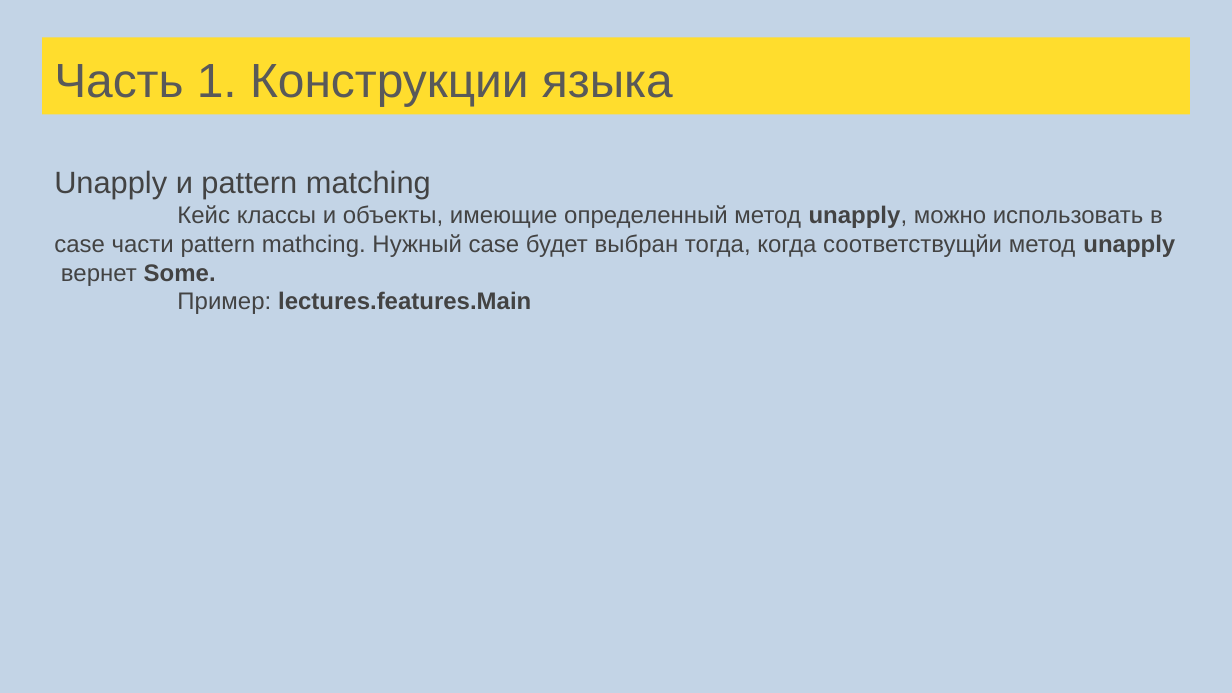
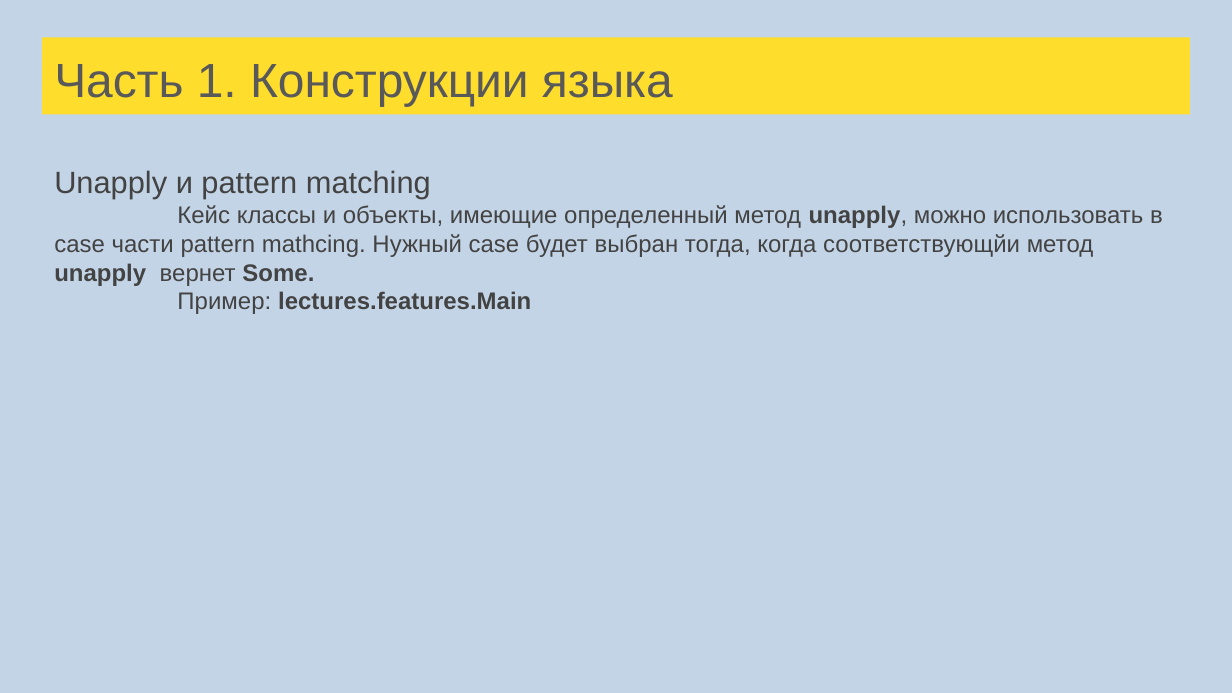
Before and after one commit to sergeypopov83/scala-school, a slide deck: slide 83 of src/main/resources/Лекции Scala для FinTech.pptx. Drawn at 1232x693 pixels with LibreOffice and Linux fonts; fonts in the diff are those of the drawing. Boxes give left, top, right and bottom in pixels: in the first picture for what was removed or moved away, otherwise in the second. Text is boxed around its words. In the diff, an @@ line names an element or a change of style, - is before the commit and + after.

```diff
--- a/src/main/resources/Лекции Scala для FinTech.pptx
+++ b/src/main/resources/Лекции Scala для FinTech.pptx
@@ text at [54, 205, 1163, 286]: text changed @@
-Кейс классы и объекты, имеющие определенный метод unapply, можно использовать в case части pattern mathcing. Нужный сase будет выбран тогда, когда соответствущйи метод unapply вернет Some.
+Кейс классы и объекты, имеющие определенный метод unapply, можно использовать в case части pattern mathcing. Нужный сase будет выбран тогда, когда соответствующйи метод unapply вернет Some.
```
Also in this commit, not shown: 3 other slides changed, 11 slides added, 13 other files.
